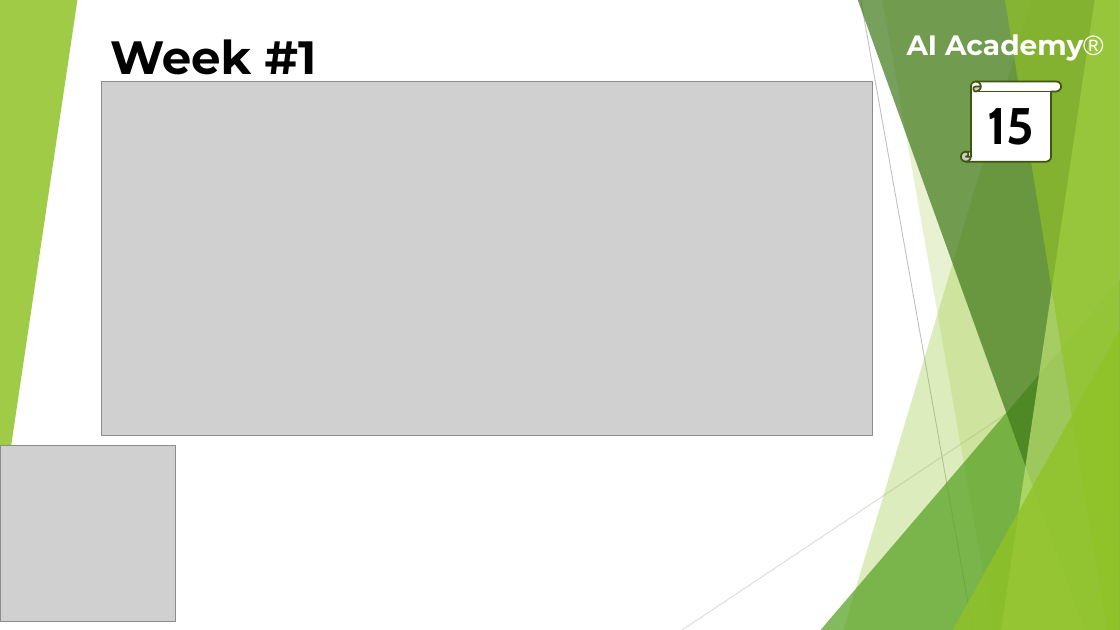
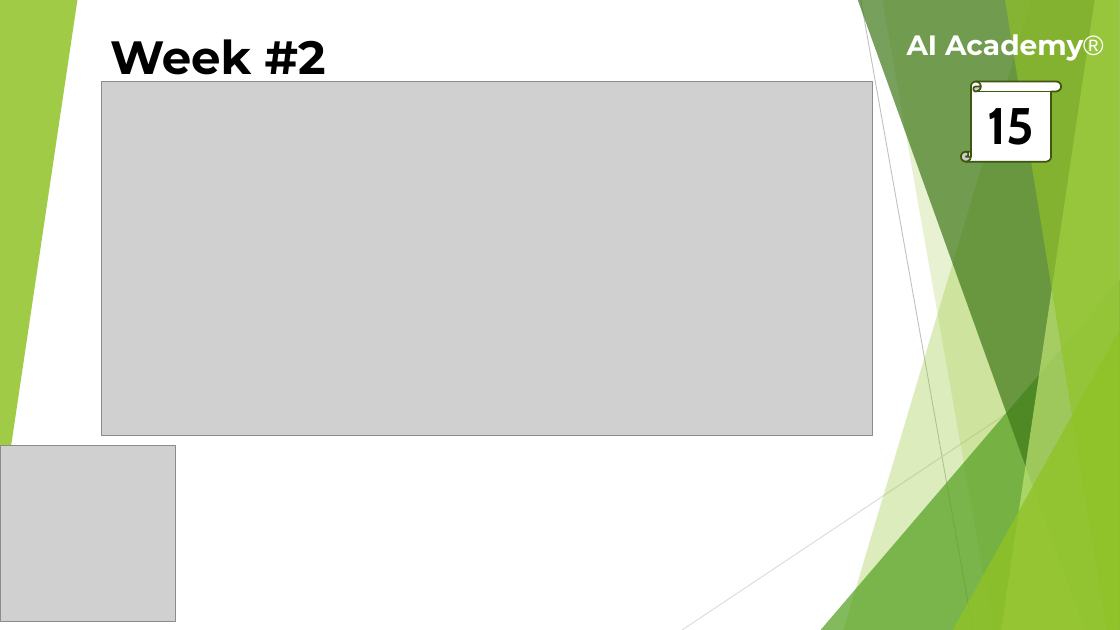
Before and after one commit to theaamirlatif/AI-Academy, a slide deck: slide 15 of eCommerce/Lectures/2nd Week Lecture.pptx. Drawn at 1120x630 pixels with LibreOffice and Linux fonts; fonts in the diff are those of the drawing; grey boxes stand for pictures. Boxes give left, top, right and bottom in pixels: in the first picture for what was removed or moved away, otherwise in the second. Text is boxed around its words. In the diff, an @@ line names an element or a change of style, - is before the commit and + after.

```diff
--- a/eCommerce/Lectures/2nd Week Lecture.pptx
+++ b/eCommerce/Lectures/2nd Week Lecture.pptx
@@ text at (110, 39, 326, 85): text changed @@
-Week #1
+Week #2
```
Also in this commit, not shown: 6 other slides changed, 11 other files.
